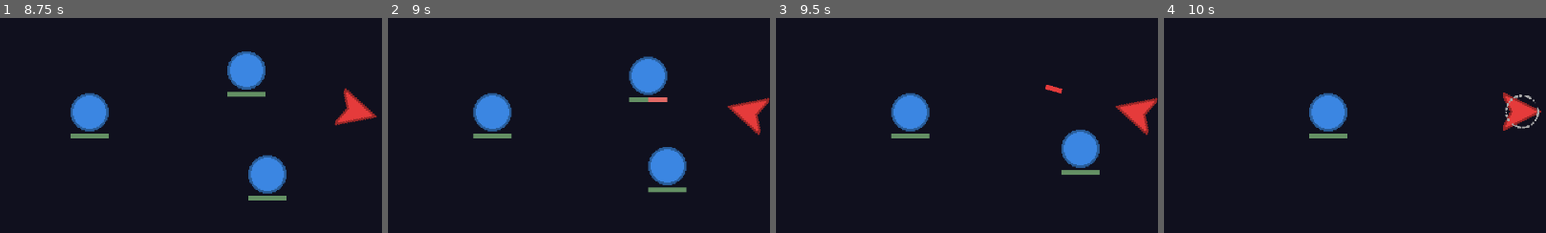
Above: before the commit, frames 1-4 (left to right).
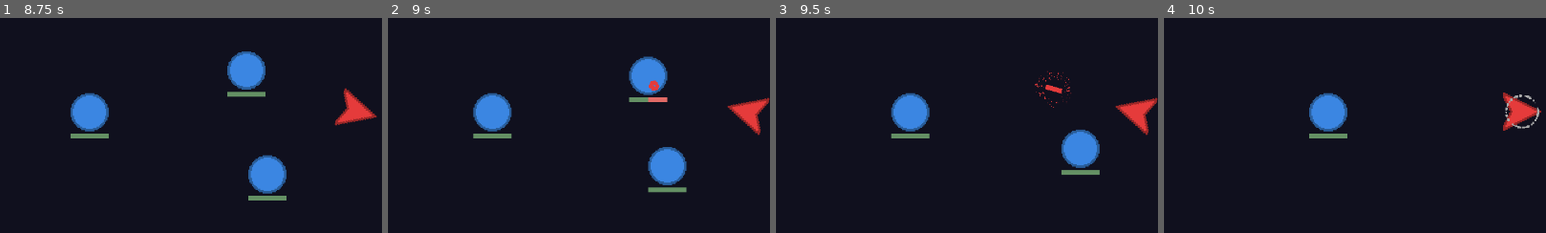
Above: after the commit, the same moments.

Repository: jordanjohnson56/shipgame
Game: Godot game, scene res://main.tscn
Same seed, same stepped clock (60 frames per second), same inputs: the game is played once before the commit and once after it.
Inputs (mouse positions are % of the whole screen's width and height, from its top left):
- Up to frame 1 (8.75 s): click "Start" at 0.5 s; tap Enter at 1.25 s; move the mouse to (45, 70) at 1.27 s; press the mouse at (45, 70) at 1.28 s; tap Space at 2 s; move the mouse to (80, 65) at 2.02 s; release the mouse at (80, 65) at 2.03 s; click (80, 65) at 2.1 s; move the mouse to (20, 35) at 2.77 s; press the mouse at (20, 35) at 2.78 s; move the mouse to (55, 50) at 3.52 s; release the mouse at (55, 50) at 3.53 s; click (55, 50) at 3.6 s; move the mouse to (35, 25) at 4.27 s; press the mouse at (35, 25) at 4.28 s; move the mouse to (72, 45) at 5.02 s; release the mouse at (72, 45) at 5.03 s; click (72, 45) at 5.1 s; move the mouse to (30, 55) at 5.77 s; press the mouse at (30, 55) at 5.78 s; move the mouse to (60, 28) at 6.52 s; release the mouse at (60, 28) at 6.53 s; click (60, 28) at 6.6 s; move the mouse to (45, 70) at 7.27 s; press the mouse at (45, 70) at 7.28 s; move the mouse to (80, 65) at 8.02 s; release the mouse at (80, 65) at 8.03 s; click (80, 65) at 8.1 s
- Up to frame 2 (9 s): move the mouse to (20, 35) at 8.77 s; press the mouse at (20, 35) at 8.78 s
- Up to frame 3 (9.5 s): no input
- Up to frame 4 (10 s): move the mouse to (55, 50) at 9.52 s; release the mouse at (55, 50) at 9.53 s; click (55, 50) at 9.6 s
The pictures show only the part of the screen within x 3-53%, y 28-78%; the shares and areas given below are measured in that part.

Frame 1 is identical in both runs. In frame 2, 0.1% of the frame differs, in the area x 68-71%, y 28-34%; in frame 3, 0.1%, in the area x 67-78%, y 24-42%; in frame 4, nothing differs.

Commit message:
Add bullet explosions

Diff:
--- a/enemy.gd
+++ b/enemy.gd
@@ -21,6 +21,8 @@
     if "bullet" in area.get_groups():
         # subtract bullet damage from health
         health -= area.damage
+        # explode bullet
+        area.explode()
         # check if dead
         if health <= 0:
             queue_free()
@@ -28,5 +30,3 @@
             # update healthbar
             var bar_size = (health / max_health) * healthbar_width
             $RemainingHealth.size.x = floor(bar_size)
-        # remove bullet
-        area.queue_free()
--- /dev/null
+++ b/explode_particles.gd
@@ -0,0 +1,9 @@
+extends GPUParticles2D
+
+
+func _ready():
+    emitting = true
+
+
+func _on_finished():
+    queue_free()
--- /dev/null
+++ b/explode_particles.tscn
@@ -0,0 +1,44 @@
+[gd_scene load_steps=7 format=3 uid="uid://cxu5lqwjy3h2t"]
+
+[ext_resource type="Script" path="res://explode_particles.gd" id="1_um8bu"]
+
+[sub_resource type="Curve" id="Curve_7xp32"]
+_data = [Vector2(0, 0.758242), 0.0, 0.0, 0, 0, Vector2(1, 0.197802), 0.0, 0.0, 0, 0]
+point_count = 2
+
+[sub_resource type="CurveTexture" id="CurveTexture_54nrl"]
+curve = SubResource("Curve_7xp32")
+
+[sub_resource type="Curve" id="Curve_5b6yx"]
+_data = [Vector2(0, 1), 0.0, 0.0, 0, 0, Vector2(1, 0.10989), 0.0, 0.0, 0, 0]
+point_count = 2
+
+[sub_resource type="CurveTexture" id="CurveTexture_xaj8c"]
+curve = SubResource("Curve_5b6yx")
+
+[sub_resource type="ParticleProcessMaterial" id="ParticleProcessMaterial_skg5c"]
+particle_flag_disable_z = true
+inherit_velocity_ratio = 25.0
+direction = Vector3(-1, 0, 0)
+radial_velocity_min = 50.0
+radial_velocity_max = 100.0
+radial_velocity_curve = SubResource("CurveTexture_54nrl")
+gravity = Vector3(0, 0, 0)
+damping_min = 600.0
+damping_max = 600.0
+scale_max = 2.5
+scale_curve = SubResource("CurveTexture_xaj8c")
+color = Color(0.898039, 0.231373, 0.231373, 1)
+
+[node name="ExplodeParticles" type="GPUParticles2D"]
+z_index = 1
+emitting = false
+amount = 100
+process_material = SubResource("ParticleProcessMaterial_skg5c")
+lifetime = 0.4
+one_shot = true
+explosiveness = 1.0
+visibility_rect = Rect2(-9.98983, -10.3663, 19.5287, 20.8683)
+script = ExtResource("1_um8bu")
+
+[connection signal="finished" from="." to="." method="_on_finished"]
--- a/projectile.gd
+++ b/projectile.gd
@@ -2,6 +2,7 @@
 
 @export var speed: float = 600.0
 @export var damage: float = 1.0
+var explosion_scene = preload("res://explode_particles.tscn")
 
 # Called when the node enters the scene tree for the first time.
 func _ready():
@@ -13,5 +14,12 @@
     position += Vector2(speed * delta, 0).rotated(rotation)
 
 
+func explode():
+    var particles = explosion_scene.instantiate()
+    particles.position = position
+    get_parent().add_child(particles)
+    queue_free()
+
+
 func _on_lifetime_timeout():
     queue_free()
